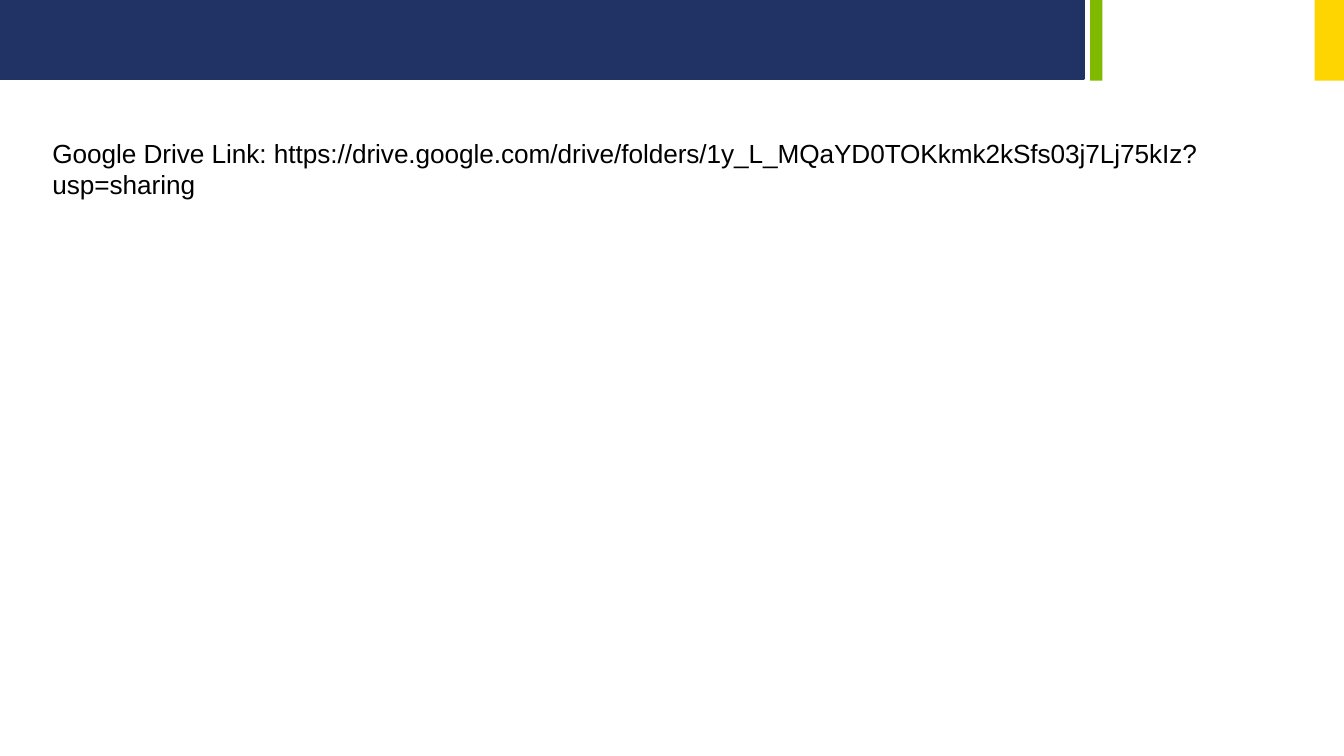
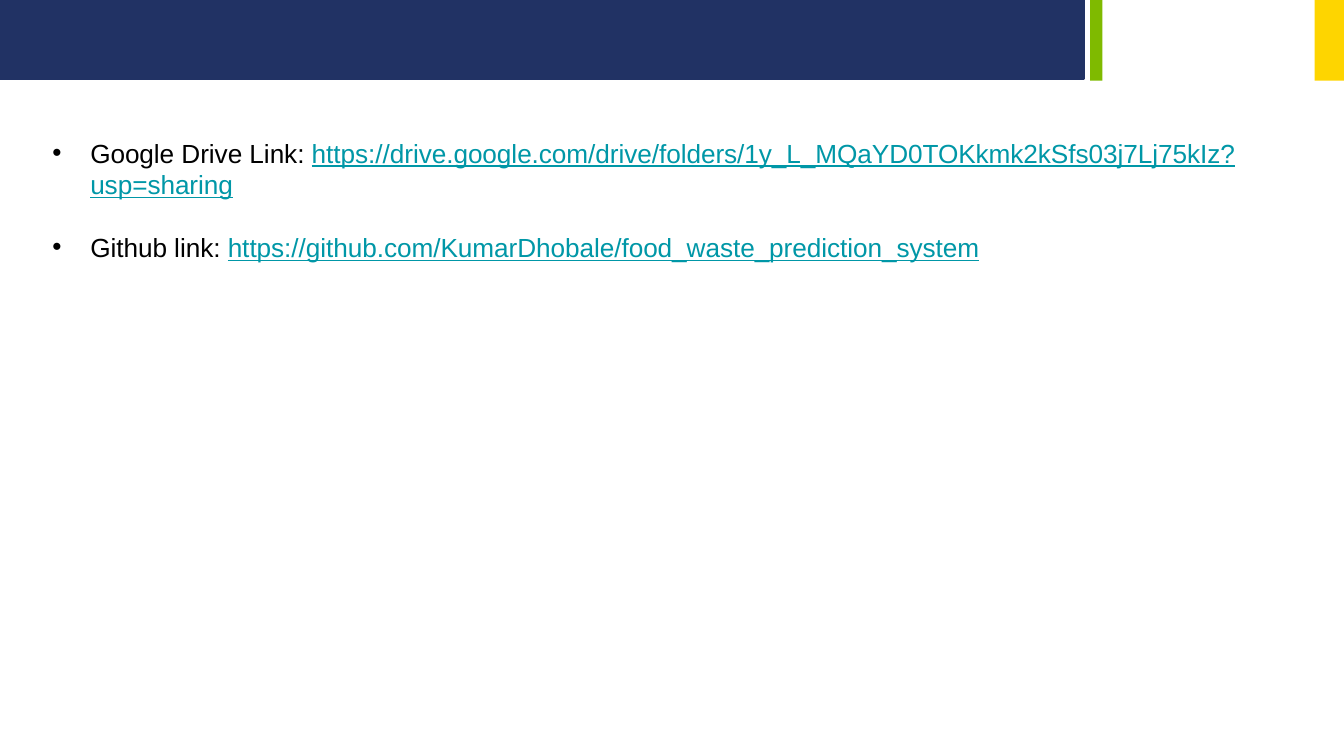
Before and after one commit to KumarDhobale/food_waste_prediction_system, a slide deck: slide 12 of food_waste_prediction_system.pptx. Drawn at 1344x756 pixels with LibreOffice and Linux fonts; fonts in the diff are those of the drawing; background and template pictures are left out. Boxes give left, top, right and bottom in pixels: in the first picture for what was removed or moved away, otherwise in the second. Text is boxed around its words. In the diff, an @@ line names an element or a change of style, - is before the commit and + after.

```diff
--- a/food_waste_prediction_system.pptx
+++ b/food_waste_prediction_system.pptx
@@ text at (90,144,1235,200): text colour #000000 to #0097A7, underline on in "https://drive.google.com/drive/folders/1y_L_MQaYD0TOKkmk2kSf ..."; bullet none to • @@
@@ text at (90,238,979,263): paragraph added @@
+• Github link: https://github.com/KumarDhobale/food_waste_prediction_system
```
Also in this commit, not shown: 2 other files.
